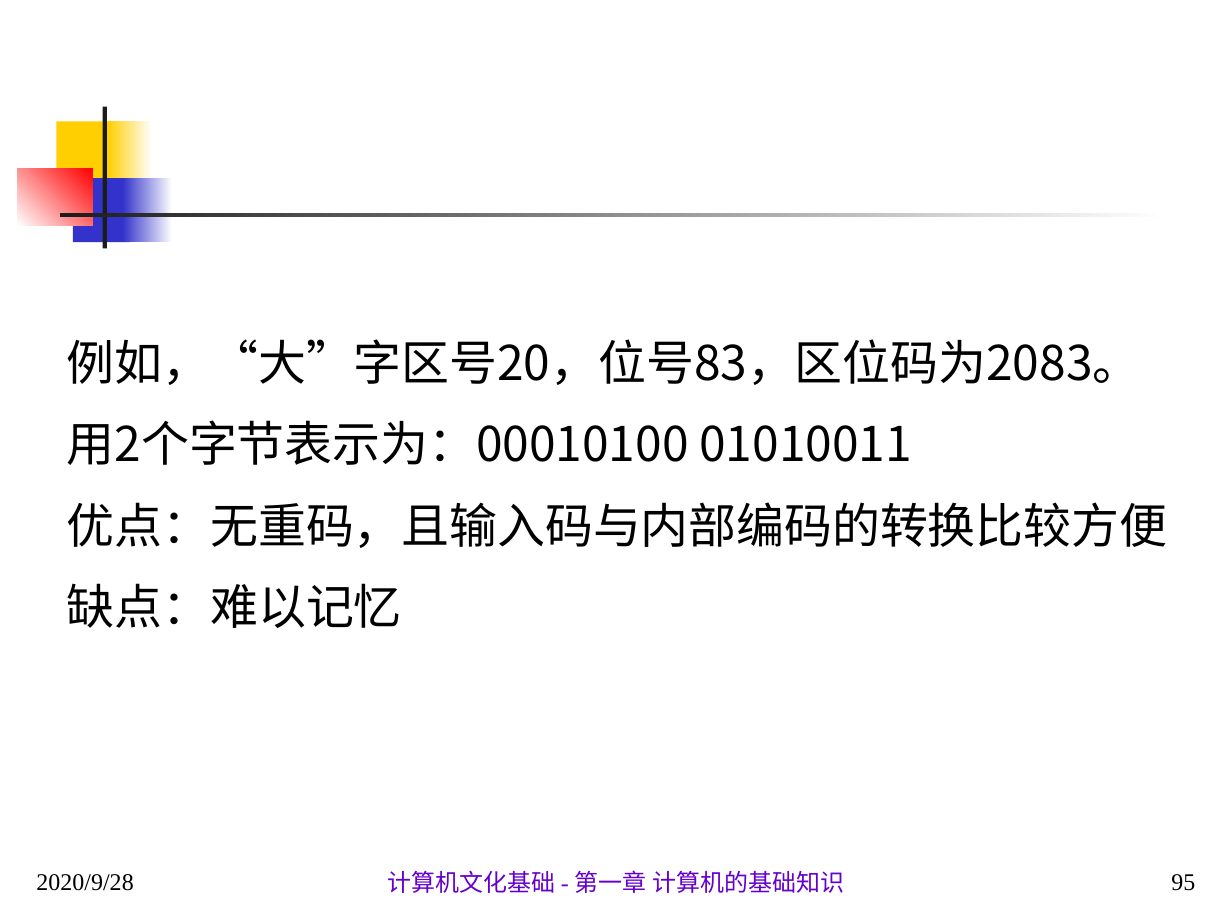
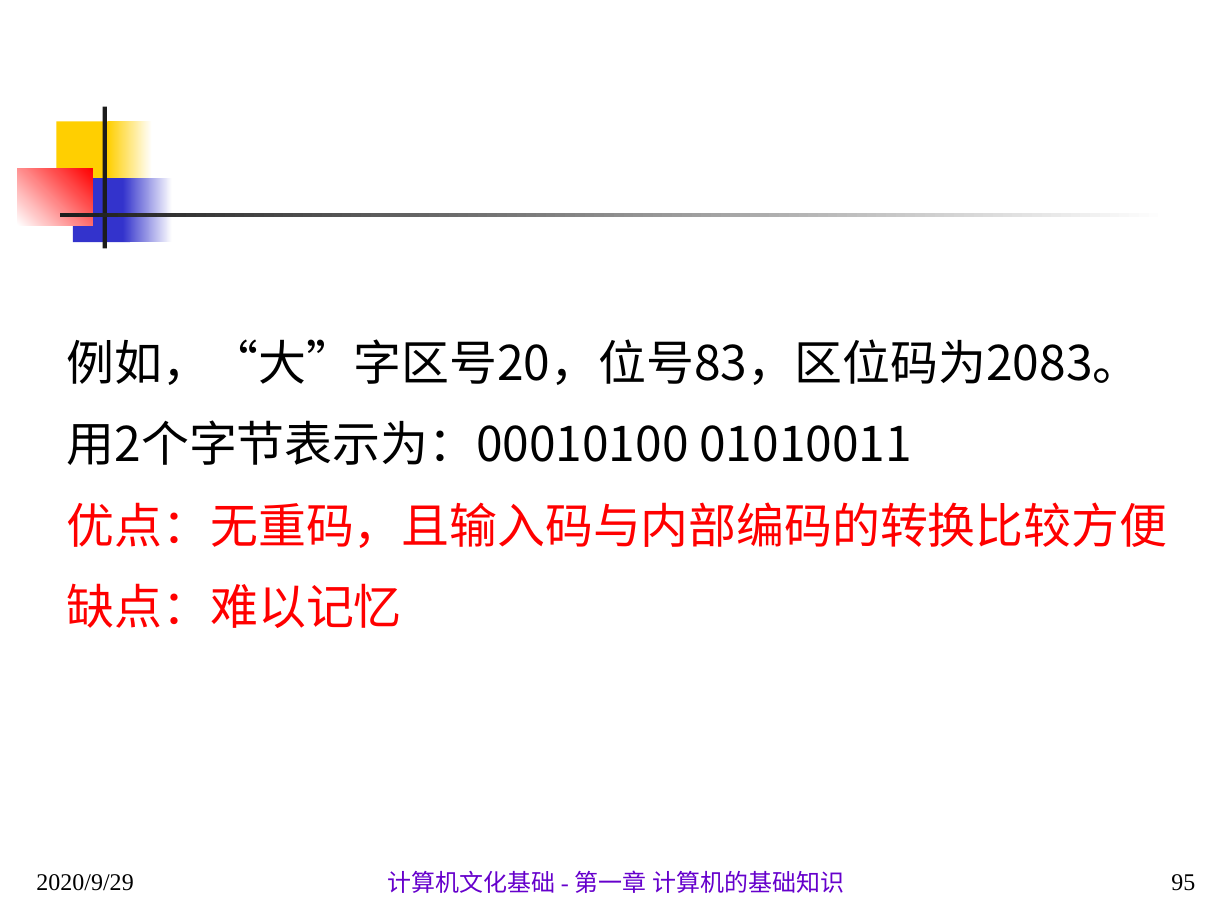
Before and after one commit to sans123wx/class, a slide deck: slide 95 of 计算机应用基础/第1章计算机基础/第1.1章 计算机概述 .pptx. Drawn at 1232x924 pixels with LibreOffice and Linux fonts; fonts in the diff are those of the drawing. Boxes give left, top, right and bottom in pixels: in the first picture for what was removed or moved away, otherwise in the second. Text is boxed around its words. In the diff, an @@ line names an element or a change of style, - is before the commit and + after.

Commit message:
9.29

```diff
--- a/计算机应用基础/第1章计算机基础/第1.1章 计算机概述 .pptx
+++ b/计算机应用基础/第1章计算机基础/第1.1章 计算机概述 .pptx
@@ text at (67,502,1167,628): text colour #000000 to #FF0000 in "优点：无重码，且输入码与内部编码的转换比较方便", "缺点：难以记忆" @@
@@ text at (36,874,133,891): text changed @@
-2020/9/28
+2020/9/29
```
Also in this commit, not shown: 85 other slides changed.
